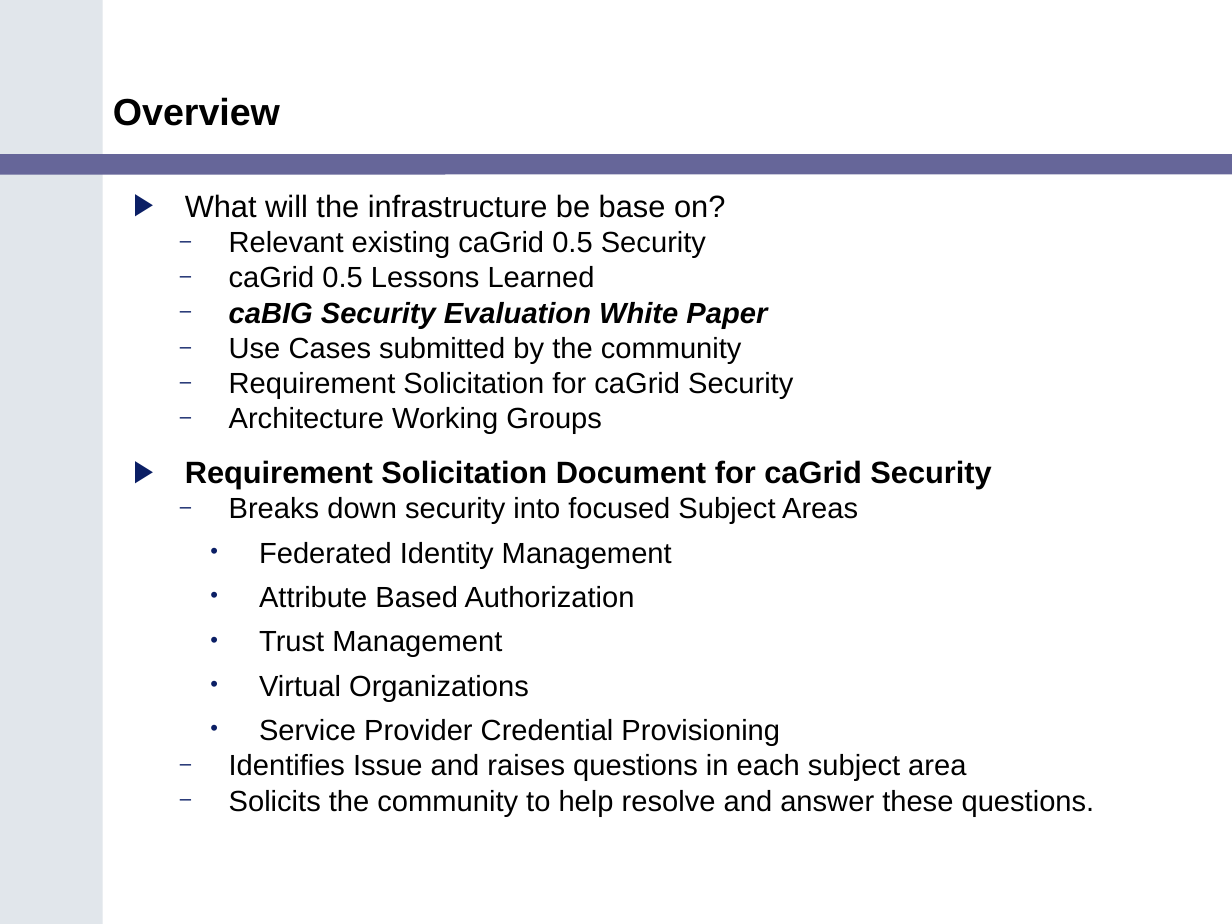
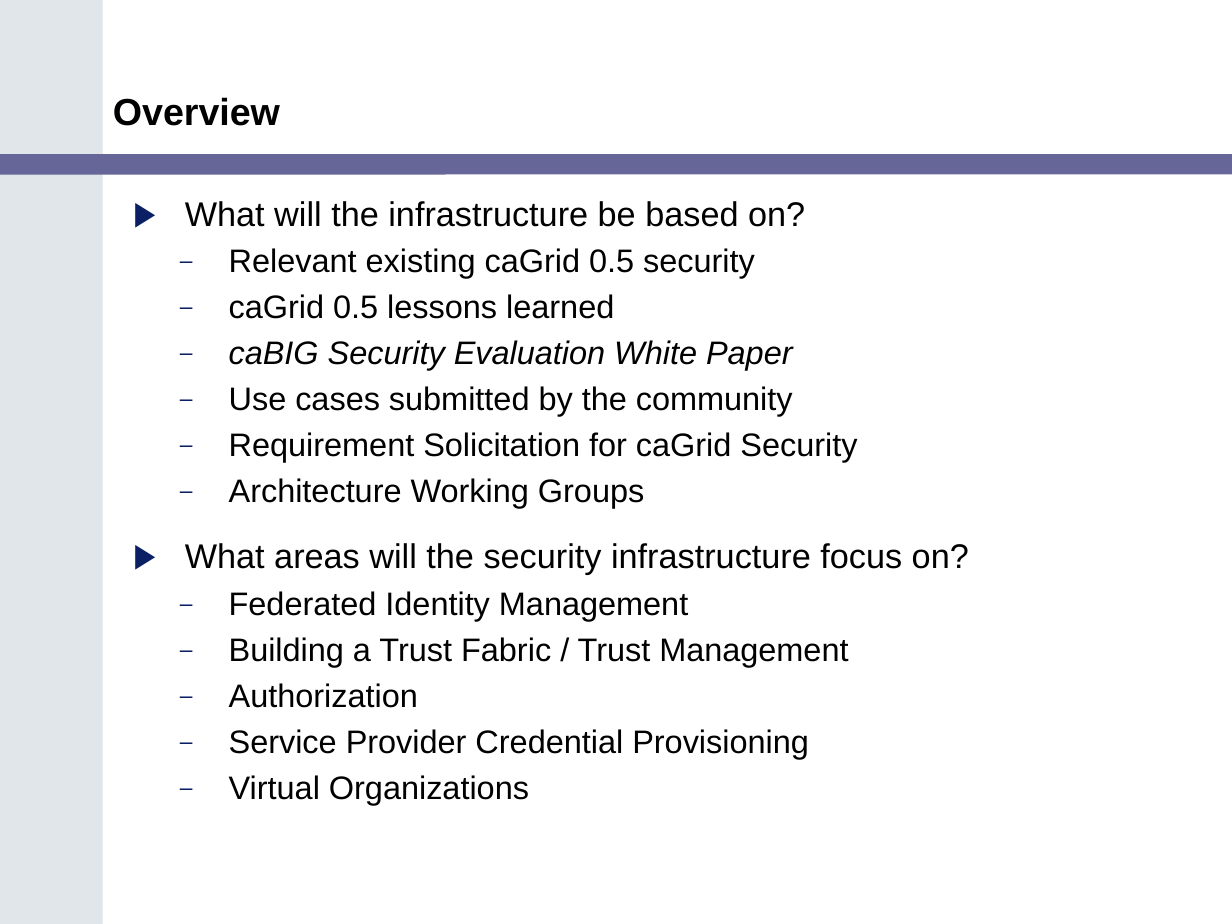
Before and after one commit to NCIP/cagrid-portal, a slide deck: slide 4 of cagrid-1-0/Documentation/presentations/200602_VCDE_ARCH/caGrid_Security_Arch_VCDE_Feb2.ppt. Drawn at 1232x924 pixels with LibreOffice and Linux fonts; fonts in the diff are those of the drawing; background and template pictures are left out. Boxes give left, top, right and bottom in pixels: in the first picture for what was removed or moved away, otherwise in the second. Text is boxed around its words. In the diff, an @@ line names an element or a change of style, - is before the commit and + after.

```diff
--- a/cagrid-1-0/Documentation/presentations/200602_VCDE_ARCH/caGrid_Security_Arch_VCDE_Feb2.ppt
+++ b/cagrid-1-0/Documentation/presentations/200602_VCDE_ARCH/caGrid_Security_Arch_VCDE_Feb2.ppt
@@ text at <box>185,201,805,319</box>: text changed; size 17 to 19 pt @@
-▶ What will the infrastructure be base on?
-  – Relevant existing caGrid 0.5 Security
-  – caGrid 0.5 Lessons Learned
+▶ What will the infrastructure be based on?
+  – Relevant existing caGrid 0.5 security
+  – caGrid 0.5 lessons learned
@@ text at <box>229,340,857,805</box>: size 17 to 19 pt in "caBIG Security Evaluation White Paper", "Requirement Solicitation for caGrid Security", "Architecture Working Groups", "Federated Identity Management" and 1 more places; bold off in "caBIG Security Evaluation White Paper"; line spacing 0.75 to 0.95; bullet • to –; list level 3 to 2 in "Federated Identity Management"; list level 3 to 2 in "Virtual Organizations" @@
@@ text at <box>229,386,793,416</box>: text changed; size 17 to 19 pt @@
-  – Use Cases submitted by the community
+  – Use cases submitted by the community
@@ text at <box>185,543,969,575</box>: text changed; size 18 to 20 pt; bold off @@
-▶ Requirement Solicitation Document for caGrid Security
-  – Breaks down security into focused Subject Areas
+▶ What areas will the security infrastructure focus on?
@@ text at <box>229,637,848,759</box>: text changed; size 17 to 19 pt @@
-    • Attribute Based Authorization
-    • Trust Management
+  – Building a Trust Fabric / Trust Management
+  – Authorization
+  – Service Provider Credential Provisioning
@@ text at <box>229,719,1095,816</box>: paragraphs removed @@
-    • Service Provider Credential Provisioning
-  – Identifies Issue and raises questions in each subject area
-  – Solicits the community to help resolve and answer these questions.
```
Also in this commit, not shown: 9 other slides changed, 1 slide added, 2 slides removed.
